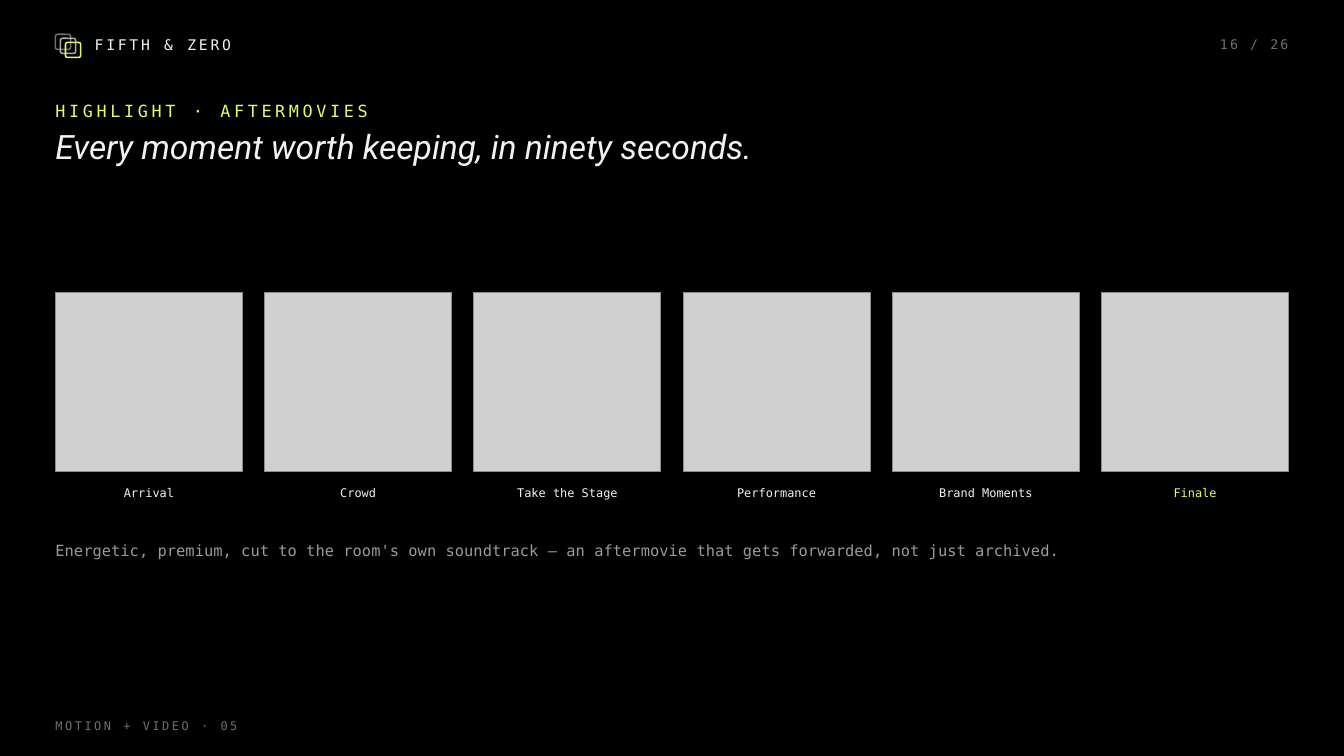
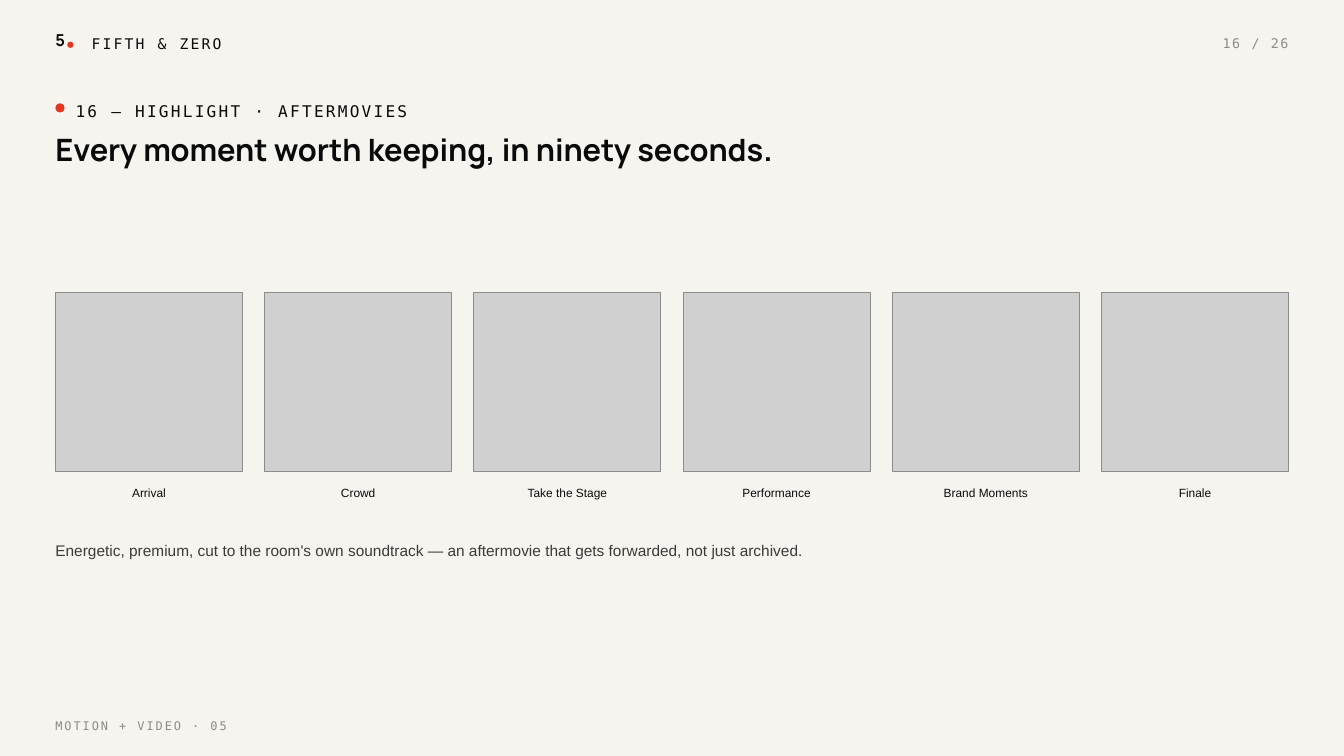
Before and after one commit to noylundrew904-jpg/fifth-zero-os-2, a slide deck: slide 16 of capabilities-deck/Fifth-Zero-Capabilities-Deck.pptx. Drawn at 1344x756 pixels with LibreOffice and Linux fonts; fonts in the diff are those of the drawing; grey boxes stand for pictures. Boxes give left, top, right and bottom in pixels: in the first picture for what was removed or moved away, otherwise in the second. Text is boxed around its words. In the diff, an @@ line names an element or a change of style, - is before the commit and + after.

```diff
--- a/capabilities-deck/Fifth-Zero-Capabilities-Deck.pptx
+++ b/capabilities-deck/Fifth-Zero-Capabilities-Deck.pptx
@@ background #000000 to #F6F4EF @@
@@ rounded rectangle removed at (x1=55, y1=34, x2=71, y2=49) @@
@@ text added at (x1=55, y1=34, x2=65, y2=47), 11.8 pt, text #0A0A0A, bold @@
+5
@@ rounded rectangle removed at (x1=66, y1=42, x2=81, y2=57) @@
@@ ellipse resized from (x1=60, y1=38, x2=76, y2=53) to (x1=68, y1=41, x2=74, y2=47) @@
@@ ellipse at (x1=68, y1=41, x2=74, y2=47): rounded rectangle to ellipse; fill none to #E2361F; outline #F2F2F0 1.1 pt to none @@
@@ text "FIFTH & ZERO" at (x1=92, y1=38, x2=222, y2=50): text colour #F2F2F0 to #0A0A0A, letter spacing 2 to 1.6 pt @@
@@ text "16 / 26" at (x1=1223, y1=38, x2=1289, y2=48): text colour #6F6F6B to #8C8C86, letter spacing 1.5 to 1.2 pt @@
@@ ellipse added at (x1=55, y1=103, x2=65, y2=112), fill #E2361F @@
@@ text at (x1=76, y1=105, x2=407, y2=118): text changed; size 12 to 11.5 pt; text colour #DBFF6B to #0A0A0A @@
-HIGHLIGHT · AFTERMOVIES
+16 — HIGHLIGHT · AFTERMOVIES
@@ text "Every moment worth keeping, in ..." at (x1=55, y1=138, x2=772, y2=169): size 24 to 22 pt, font Roboto to Manrope, text colour #F2F2F0 to #0A0A0A, bold on, italic off; line spacing 1.02 to 1.04 @@
@@ font DejaVu Sans Mono to Arial, text colour #F2F2F0 to #0A0A0A in 5 elements at (x1=132, y1=488, x2=166, y2=497), (x1=341, y1=488, x2=375, y2=497), (x1=528, y1=488, x2=607, y2=500), (x1=742, y1=488, x2=810, y2=497), (x1=944, y1=488, x2=1028, y2=497) @@
@@ text "Finale" at (x1=1179, y1=488, x2=1211, y2=497): font DejaVu Sans Mono to Arial, text colour #DBFF6B to #0A0A0A @@
@@ text "Energetic, premium, cut to the ..." at (x1=55, y1=545, x2=803, y2=559): font DejaVu Sans Mono to Arial, text colour #9A9A96 to #3A3A3A; line spacing 1.35 to 1.32 @@
@@ text "MOTION + VIDEO · 05" at (x1=55, y1=721, x2=226, y2=730): text colour #6F6F6B to #8C8C86, letter spacing 1.8 to 1.4 pt @@
```
Also in this commit, not shown: 25 other slides changed, 6 other files.
